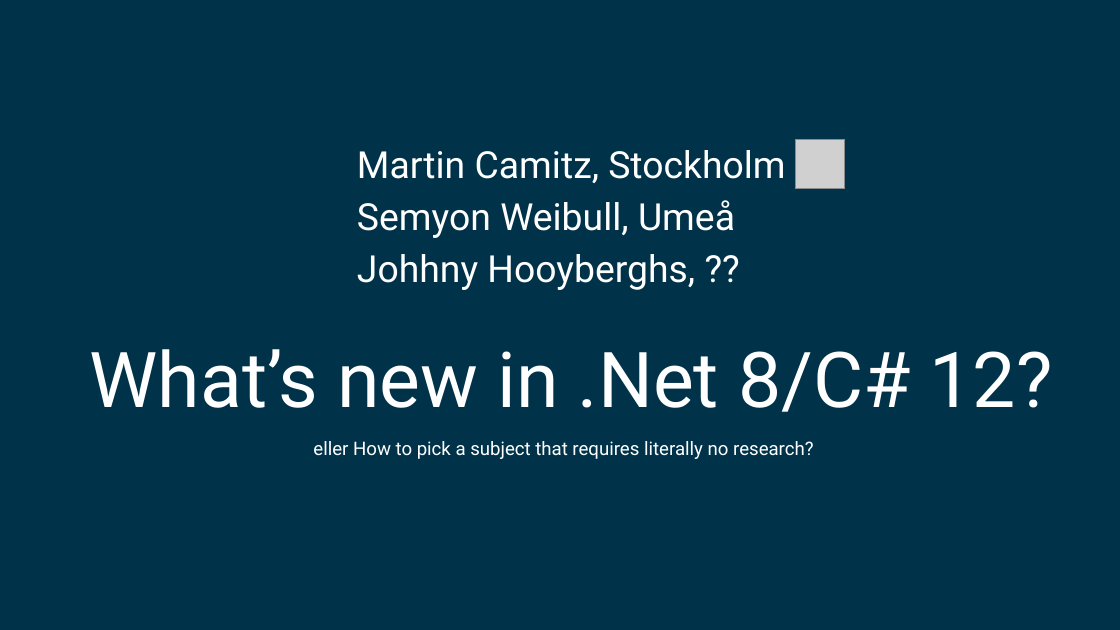
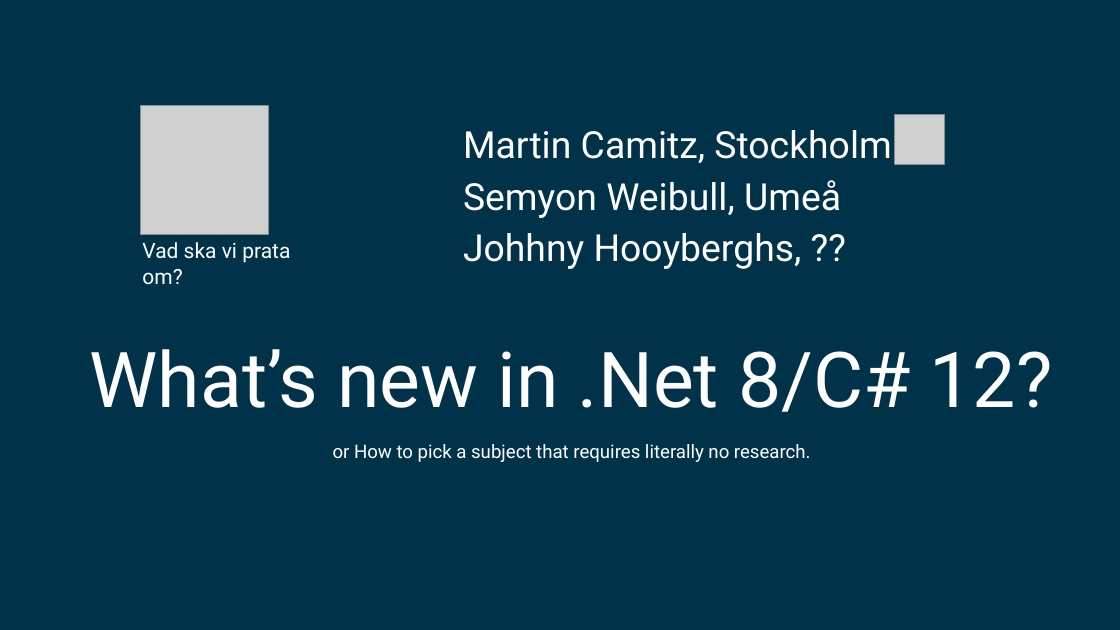
Before and after one commit to semweiOP/DotNet8, a slide deck: slide 1 of Presentation.pptx. Drawn at 1120x630 pixels with LibreOffice and Linux fonts; fonts in the diff are those of the drawing; grey boxes stand for pictures; background and template pictures are left out. Boxes give left, top, right and bottom in pixels: in the first picture for what was removed or moved away, otherwise in the second. Text is boxed around its words. In the diff, an @@ line names an element or a change of style, - is before the commit and + after.

Commit message:
Presentation updates

```diff
--- a/Presentation.pptx
+++ b/Presentation.pptx
@@ picture added at bbox=[140, 106, 269, 234] @@
@@ text "Martin Camitz, Stockholm": place and size @@
-text "Martin Camitz, Stockholm" at bbox=[357, 150, 785, 290]
+text "Martin Camitz, Stockholm" at bbox=[463, 130, 891, 269]
@@ picture: place and size @@
-picture at bbox=[796, 139, 845, 189]
+picture at bbox=[895, 114, 944, 164]
@@ text added at bbox=[142, 242, 290, 285], 18 pt, text #FFFFFF @@
+Vad ska vi prata om?
@@ text at bbox=[333, 444, 811, 462]: text changed @@
-eller How to pick a subject that requires literally no research?
+or How to pick a subject that requires literally no research.
```
Also in this commit, not shown: 2 other slides changed, 3 slides added, 1 slide removed.
